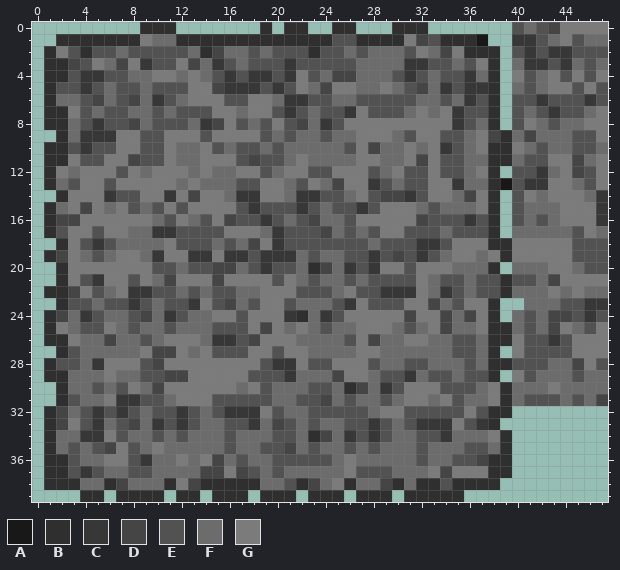
Two versions of one pixel-art sprite, public/images/surfaces/rock.png. Above is the file before it was changed.
The file is 96x80 pixels, drawn in blocks of 2x2; one block is one cell here. Pixels under 10% opacity are left out. Colours within 5 levels of each other are drawn and written as one.
Palette (. is transparent): A #181818  B #2f2f2f  C #373737  D #454545  E #525252  F #6c6c6c  G #7b7b7b
Pixels before, first column x 1:
 0 ........BBB.......B.BB..BB...BBB.......EFEDGGGG
 1 .BBBBBBBGFFBBBBBBBBBBBBBEEBBBBGDEBBBA..CCEFGEFF
 2 BGEBEEFEEEEEFBDFFEFEEEBEEFEFFFEGFDGBBB.ECECCEEE
 3 BBDEGFDGCEEGDFCEFEEECEEEEEFFFFCCEEFEGB.FCCECFEF
 4 BBECCEEFFGGFGFECECCECGEFDDFFFECEFEECFB.GEFGEGEG
 5 BEECEFEEFEEEGGDCCCECEGFDGGFFGFEDFCECCB.FEFGGEGE
 6 BFFEDFEDFCEFGGGEEGGFCCEEFFEEEEEFFEFCEB.EECEEECE
 7 BBGEFEEFFEFEEEGGFGGECEFEECGEEEFGFGCEEB.EFECEEFG
 8 BBFECEEDFEEEFCDGEFEGEDFCEGGGGGGGGGCEFB.EGFEFFGG
 9 .BFCCCGGEEGGGEGGGGEFEFFEFFGGGFEGGEEFGDBFDFFFEEG
10 BBECEEGGEEGFFGEFEEFEFFFFFEGDFFGFGCEFGBBGFEFFEEF
11 BBGEEGGDEEGFFGGGEDEEFGFFFFGGFFGDGEEFFBBFEEGGDFG
12 BGFGGGEGFGGGFGFFGGEFGGEEGGGEFGEEGEEFGB.EECFGDEG
13 BFEGGEGGGGGFGFFFEEGGFEGFDGGCEFEEGGCFFBAECCGGFEG
14 .BGGGCEEGGCGDGGFCCGGFCCEEFGEDDCEGGFDGB.EGFGGGFC
15 BFGDGFGEFEGEGGGGECEEECEFEECEGGGFEFFFGB.EFFFGGGC
16 BDDGGGGGGFEGFEGDEECEFEDFFEGGGGGDEEECEB.EFEFGGGC
17 BEGGEGGFFCCEEEEGGGFCEEEDFEFEGGEEEFEEEB.FFFFFEGF
18 .BGECEFFFFGEEEFEFDGCEEEEEEEFEEECCEGGGBBGGGGGEEE
19 BDGFEFGGFCGGCCGCCECCCFEFFEECEDECEFGGFGBGGGGGEEE
20 .BGGGGGGGEEFEEDDFECEEFBDFCECGGEGGGFFFB.FFFGGFEE
21 .BGECGGEGFDGGGDGGGGEGFEFFEFEEEEGFEEFEEBEEFDGGGG
22 BBDGEFGCCEEFEFEEFFGGGEEEFGEECCCGFCEFEEBFFFGFGFF
23 .BEEFEECEFEECGEDFEGGEFFFECGEEEGGDFEGGB..FFFEECC
24 BDFCEFFEDFCEFFGGEGGGCBFCEGGGGGDGGDFDGB.FEFDDECE
25 BGFEEGFEFFEFFFEEEGDGFGFEFFGGGFEFGDFFGBBFEFDGFEG
26 BBGFFDFFEFGGGFCCEDGGGFFFFEGDFFGGFFEEFBBGEECEGGG
27 .BEFFFFFGDDGFGEEEGGEGGFFFFGGFFFFFFEEFB.GEEEEGGG
28 BEEFCGGGEDGGGGGGGGECCGEEGGGEFFEEFFFEFBBEEEFFDGE
29 BBFFFGFFEEDDGGGGGEEECFFFDGGFEECFEEFEEB.GEFFFEFF
30 .BFFEFEGFDGGGGGGFGEFFFEEFBDFCEGGGEEEFGBFFFGFFFF
31 .BEFFGCCEEFGGGEEEEEFFEEDFEFFEFGGFGEFFGBFEEEFEFD
32 BDFECECEFEECEFECCCGEFFEEEEEFGGEEEEEGEBB........
33 BDGECFEDFCECEFFEECFDEFEFFEECEFECCCGECB.........
34 BFFCCGEFFEFEFFFEFFFEEFBDFCECEFFEECFFFGB........
35 BFEFEDGEFGFFFFFEFFEEDFEFFEFEFFFEFFFEEFB........
36 BBEFFGGECFFGFGDFEFFEEEEEFGFFFFFEFFEEDBB........
37 BBECEFFEEFFFFDDGDEFEFFFFFGEEEFFFGDGGGBB........
38 BBBFFBDFFFBGDBBBBBFFEBDFGBFFDBFBBEBBBB.........
39 ...BB.BBBB.BB.BBB.BBB.BBB.BBB.BBBBB............
The result:
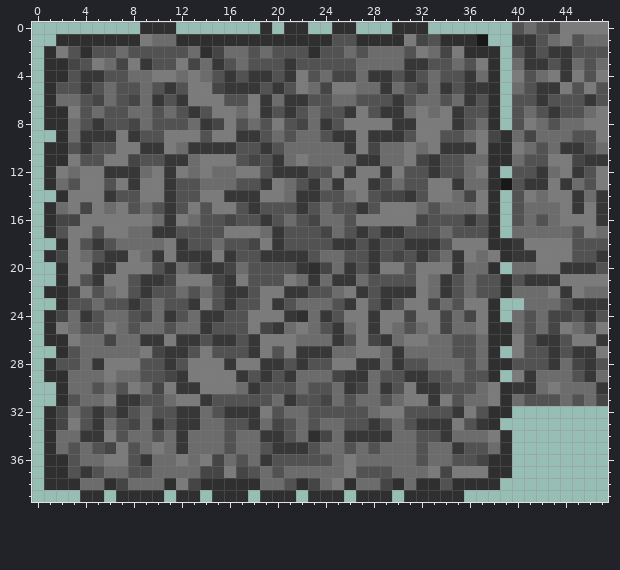
Changes in this commit:
y 4: x 28..29 FF -> CC; x 44 E -> C
y 5: x 11 E -> C; x 29 G -> C; x 42..43 FG -> CC
y 6: x 12 F -> C; x 19 G -> C; x 30 E -> C
y 7: x 13 E -> C; x 19 G -> C; x 29..30 EE -> CC
y 8: x 30..31 GG -> CC
y 9: x 8 G -> C; x 17..18 GG -> CC; x 25..26 FF -> CC; x 28..30 GGF -> CCC
y 10: x 9..10 EE -> CC; x 13..16 FGEF -> CCCC; x 19 F -> C; x 26 E -> C; x 35..36 EF -> CC; x 44..45 FE -> CC
y 11: x 11..12 GF -> CC; x 20 E -> C; x 27..28 GG -> CC; x 33 G -> C; x 46..47 FG -> CC
y 12: x 6..8 GEG -> CCC; x 11 G -> C; x 20..22 FGG -> CCC; x 26 G -> C; x 28..29 EF -> GC; x 33 G -> C; x 45 D -> C
y 13: x 8 G -> C; x 11..13 GFG -> CEE; x 19 G -> C; x 23 G -> C; x 25 D -> C; x 44 G -> C
y 14: x 12..13 GD -> EE; x 16 F -> C; x 45 G -> C
y 15: x 11 G -> C; x 14 G -> E; x 45 G -> C
y 16: x 11 E -> C; x 15 G -> E
y 17: x 27 F -> C; x 29..30 GG -> CC
y 18: x 12 E -> C; x 17 F -> E; x 25..26 EE -> CC; x 28 F -> C; x 31 E -> C; x 40 G -> C
y 19: x 6..7 FG -> CC; x 12 G -> C; x 17 C -> E; x 22 F -> C; x 35 G -> C; x 40..41 GG -> CC; x 47 E -> C
y 20: x 5..6 GG -> CC; x 11 E -> C; x 14..15 ED -> CC; x 19 C -> E; x 22 F -> C; x 35 F -> C; x 42 F -> G; x 44..46 GFE -> CCC
y 21: x 9..10 GF -> CC; x 16 G -> C; x 18..19 GG -> EE; x 23 E -> C; x 25..26 FE -> CC; x 34 E -> C; x 41..43 EFD -> CCC
y 22: x 8 C -> E; x 16..18 EFF -> CCE; x 21..22 GE -> CC; x 27 E -> C; x 44 F -> C
y 23: x 16..17 DF -> CE; x 20 G -> C; x 29 E -> C; x 45 E -> C
y 24: x 14..16 FGG -> CCE; x 28 G -> C
y 25: x 14 F -> C; x 20 G -> C; x 25 F -> C; x 28 G -> C
y 26: x 9..10 EF -> CC; x 12..14 GGF -> CCE; x 18 D -> C; x 25 F -> C; x 29 F -> C; x 42 E -> C; x 47 G -> C
y 27: x 11..13 DGF -> CCE; x 18 G -> C; x 22..24 GFF -> CCC; x 30 F -> C; x 43 E -> C; x 45..46 GG -> CC
y 28: x 10..12 DGG -> ECE; x 16 G -> C; x 19 E -> C; x 21..22 CG -> EC; x 27..28 GE -> CC; x 30 F -> C; x 43 F -> C; x 46 G -> C
y 29: x 12 D -> C; x 17 G -> C; x 19 E -> C; x 26..27 GG -> CC; x 32 F -> C; x 41 E -> C; x 46 F -> C
y 30: x 12..13 GG -> CC; x 18 G -> C; x 20..21 FF -> EE; x 26 B -> C; x 32..33 GG -> CC; x 40..41 FF -> CC; x 47 F -> C
y 31: x 14 G -> C; x 21 F -> C; x 33 F -> C
y 32: x 13 E -> C; x 35 E -> C
y 33: x 13 E -> C
y 34: x 12 E -> C; x 19..20 FE -> CC; x 27 E -> C; x 29 E -> C
y 35: x 12 F -> C; x 20..22 EDF -> CCC; x 35 F -> C
y 36: x 19 F -> C
Changed places in both pictures, as pixel boxes (x1, y1, x2, y2):
changed: (92, 70, 476, 466)
changed: (536, 70, 572, 94)
changed: (512, 142, 608, 394)
